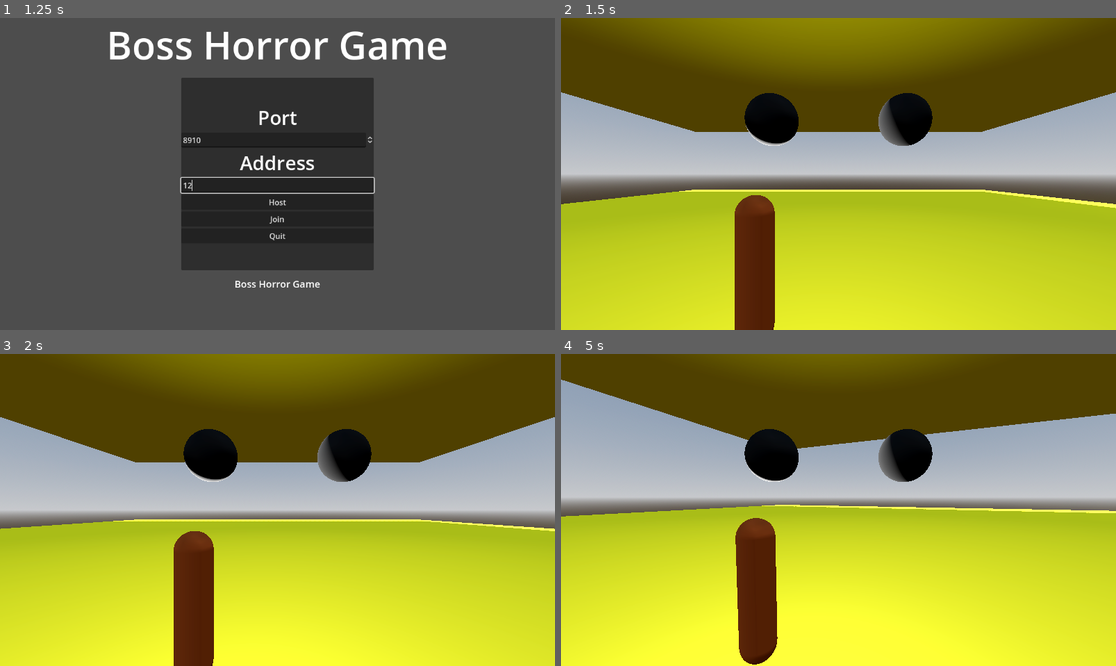
Above: before the commit, frames 1-4 (two rows, left to right).
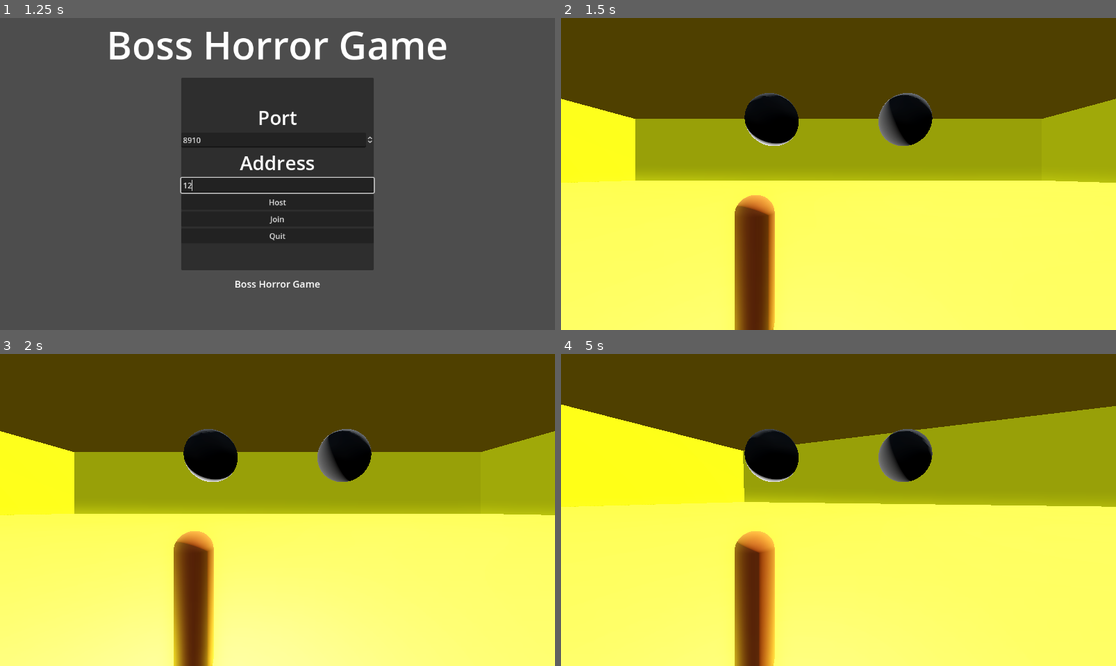
Above: after the commit, the same moments.

Repository: jonathan-quin/Boss-Game
Game: Godot game, scene res://scenes/main_menu.tscn
Two runs of this game, one before a commit and one after it. Both use one fixed random seed, a clock stepped at 60 frames per second and the inputs below.
Inputs (mouse positions are in pixels of both pictures, inside the frame that each line leads up to):
- Up to frame 1 (1.25 s): click (277, 186) at 0.52 s; type "12" at 0.6 s
- Up to frame 2 (1.5 s): click "Host" at 1.25 s
- Up to frame 3 (2 s): no input
- Up to frame 4 (5 s): move the mouse to (960, 494) at 2.02 s; hold D (right) 2.03-2.78 s; click (960, 494) at 2.1 s; tap Space (jump) at 2.27, 3.02, 4.52 s; move the mouse to (810, 510) at 2.77 s; hold W (forward) from 2.78 s (still down); click (810, 510) at 2.85 s; move the mouse to (849, 503) at 3.52 s; click (849, 503) at 3.6 s; move the mouse to (832, 516) at 4.27 s; click (832, 516) at 4.35 s

Frame 1 is identical in both runs. In frame 2, 75% of the frame differs, in the area x 0-100%, y 0-100%; in frame 3, 72%; in frame 4, 76%.

Commit message:
Start Of An Actual Dark Area

Diff:
--- a/project.godot
+++ b/project.godot
@@ -18,6 +18,10 @@
 [autoload]
 
 Globals="*res://scripts/Globals.gd"
+
+[dotnet]
+
+project/assembly_name="Boss Game"
 
 [input]
 
--- a/scenes/survivor.tscn
+++ b/scenes/survivor.tscn
@@ -66,5 +66,6 @@
 mesh = SubResource("SphereMesh_eyp1h")
 skeleton = NodePath("../..")
 
-[node name="Node3D" parent="." instance=ExtResource("2_ij7w2")]
-transform = Transform3D(0.5, 0, 0, 0, 0.5, 0, 0, 0, 0.5, -0.559761, 0.204546, -1.36675)
+[node name="Torch" parent="neck/head" instance=ExtResource("2_ij7w2")]
+transform = Transform3D(0.5, 0, 0, 0, 0.5, 0, 0, 0, 0.5, -0.559761, -0.640966, -1.36675)
+skeleton = NodePath("../../..")
--- a/scenes/torch.tscn
+++ b/scenes/torch.tscn
@@ -7,7 +7,7 @@
 material = SubResource("StandardMaterial3D_11qqi")
 radius = 0.25
 
-[node name="Node3D" type="MeshInstance3D"]
+[node name="Torch" type="MeshInstance3D"]
 transform = Transform3D(0.5, 0, 0, 0, 0.5, 0, 0, 0, 0.5, 0, 0, 0)
 mesh = SubResource("CapsuleMesh_kvx2b")
 
--- a/scenes/world.tscn
+++ b/scenes/world.tscn
@@ -16,11 +16,8 @@
 tonemap_mode = 2
 glow_enabled = true
 
-[sub_resource type="StandardMaterial3D" id="StandardMaterial3D_314gx"]
-albedo_color = Color(1, 1, 0.0823529, 1)
-
-[sub_resource type="BoxMesh" id="BoxMesh_e2ix8"]
-material = SubResource("StandardMaterial3D_314gx")
+[sub_resource type="StandardMaterial3D" id="StandardMaterial3D_kmrqj"]
+albedo_color = Color(1, 1, 0, 1)
 
 [node name="world" type="Node3D"]
 script = ExtResource("1_t2vgi")
@@ -32,26 +29,26 @@
 [node name="Environment" type="Node3D" parent="."]
 
 [node name="DirectionalLight3D" type="DirectionalLight3D" parent="Environment"]
-transform = Transform3D(-0.866025, -0.433013, 0.25, 0, 0.5, 0.866025, -0.5, 0.75, -0.433013, 0, 0, 0)
+transform = Transform3D(-0.866025, -0.433013, 0.25, 0, 0.5, 0.866025, -0.5, 0.75, -0.433013, 0, 0.458811, 0)
 shadow_enabled = true
 
 [node name="WorldEnvironment" type="WorldEnvironment" parent="Environment"]
 environment = SubResource("Environment_4l018")
 
-[node name="CSGMesh3D" type="CSGMesh3D" parent="Environment"]
-transform = Transform3D(101.651, 0, 0, 0, 0.999998, 0, 0, 0, 145.36, 0, -1.32909, 0)
+[node name="CSGCombiner3D" type="CSGCombiner3D" parent="Environment"]
 use_collision = true
-mesh = SubResource("BoxMesh_e2ix8")
 
-[node name="CSGMesh3D3" type="CSGMesh3D" parent="Environment"]
-transform = Transform3D(101.651, 0, 0, 0, 0.999998, 0, 0, 0, 145.36, 0, 20.1638, 0)
-use_collision = true
-mesh = SubResource("BoxMesh_e2ix8")
+[node name="Floor" type="CSGBox3D" parent="Environment/CSGCombiner3D"]
+transform = Transform3D(1, 0, 0, 0, 1, 0, 0, 0, 1, 0, 13.6458, 0)
+flip_faces = true
+size = Vector3(200, 30.2915, 200)
+material = SubResource("StandardMaterial3D_kmrqj")
 
-[node name="CSGMesh3D2" type="CSGMesh3D" parent="Environment"]
-transform = Transform3D(1, 0, 0, 0, 10, 0, 0, 0, 1, -7.22399, -0.474249, 0)
-use_collision = true
-mesh = SubResource("BoxMesh_e2ix8")
+[node name="CSGBox3D" type="CSGBox3D" parent="Environment/CSGCombiner3D"]
+transform = Transform3D(1, 0, 0, 0, 1, 0, 0, 0, 1, 0, 0.871643, 4.08093)
+operation = 2
+flip_faces = true
+size = Vector3(1, 2.74329, 1)
 
 [node name="MultiplayerSpawner" type="MultiplayerSpawner" parent="."]
 _spawnable_scenes = PackedStringArray("res://scenes/survivor.tscn")
--- a/scripts/lobby.gd
+++ b/scripts/lobby.gd
@@ -40,7 +40,7 @@
 	var player = surviorScene.instantiate()
 	player.name = str(id)
 
-	player.position = Vector3.UP * 4
+	player.position = Vector3.UP
 
 	var objectHolder = %PlayerSpawnRoot
 	objectHolder.call_deferred("add_child",player)
Not shown: 1 places in scenes/world.tscn that only renumber resources
